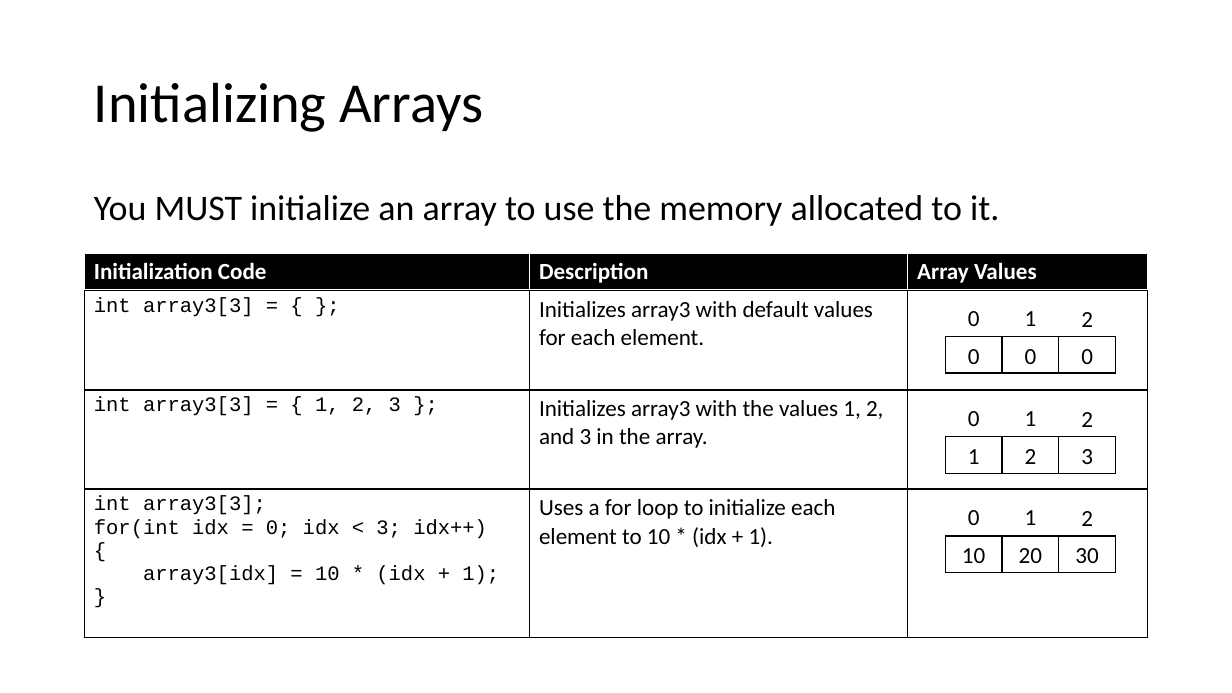
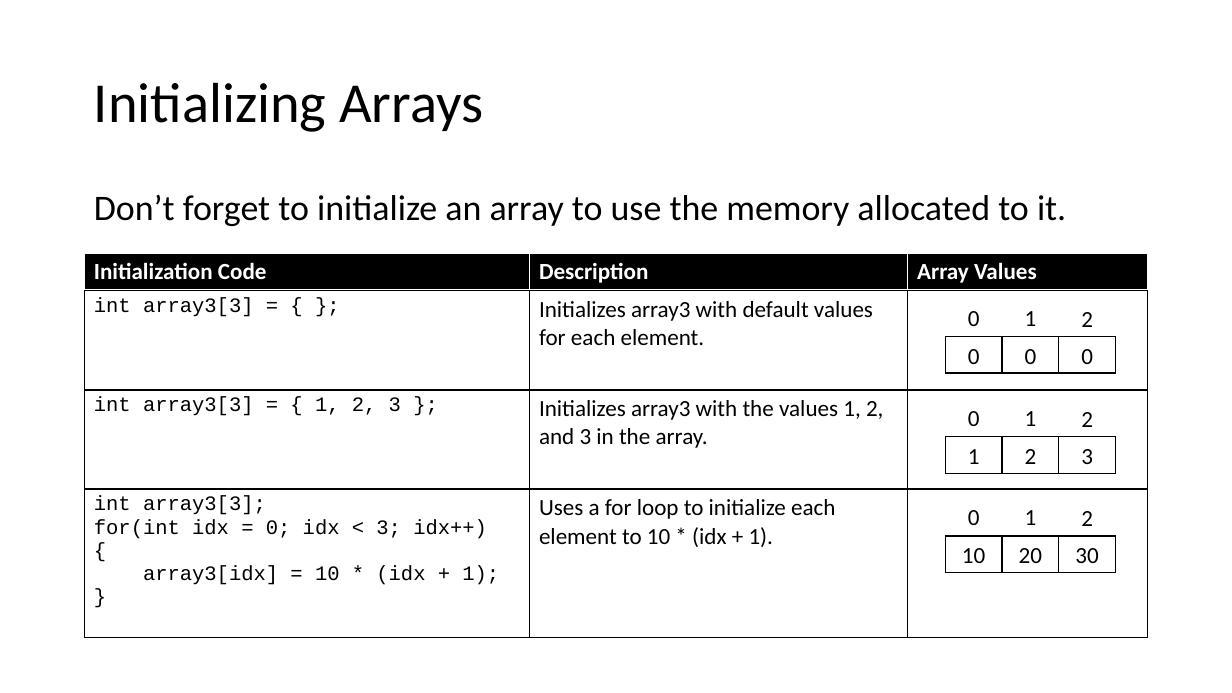
Before and after one commit to donaldsawyer/Demos, a slide deck: slide 7 of ARCC/intro_to_arrays_in_cpp/intro_to_arrays_in_cpp.pptx. Drawn at 1232x693 pixels with LibreOffice and Linux fonts; fonts in the diff are those of the drawing. Boxes give left, top, right and bottom in pixels: in the first picture for what was removed or moved away, otherwise in the second. Text is boxed around its words. In the diff, an @@ line names an element or a change of style, - is before the commit and + after.

```diff
--- a/ARCC/intro_to_arrays_in_cpp/intro_to_arrays_in_cpp.pptx
+++ b/ARCC/intro_to_arrays_in_cpp/intro_to_arrays_in_cpp.pptx
@@ text at [94,194,1066,226]: text changed @@
-You MUST initialize an array to use the memory allocated to it.
+Don’t forget to initialize an array to use the memory allocated to it.
```
Also in this commit, not shown: 5 other slides changed.
